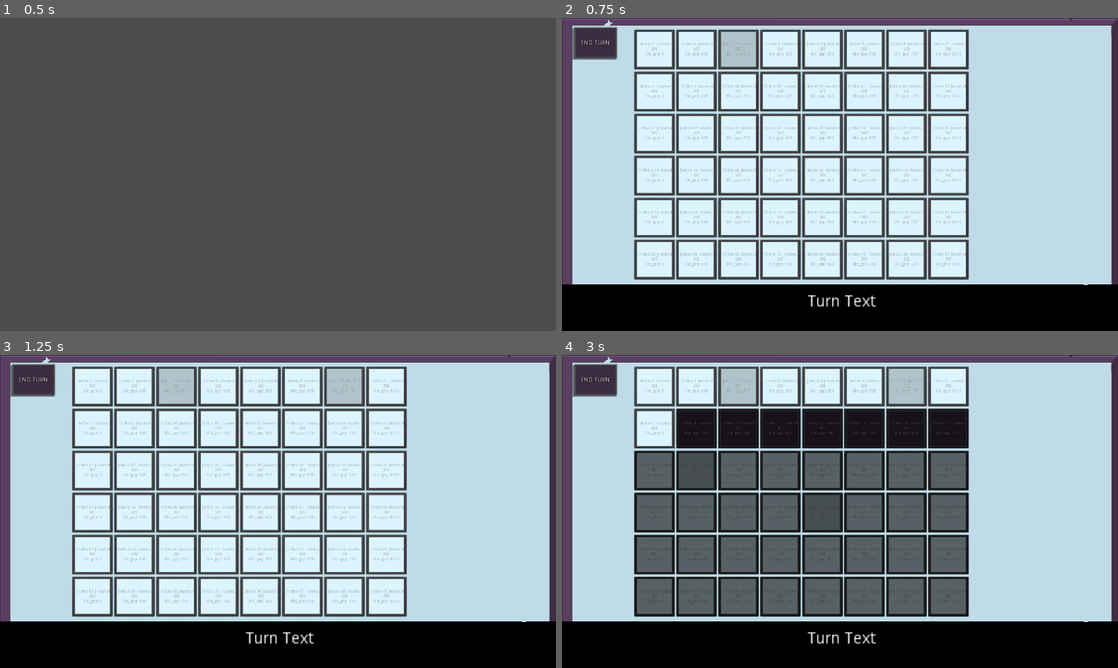
Above: before the commit, frames 1-4 (two rows, left to right).
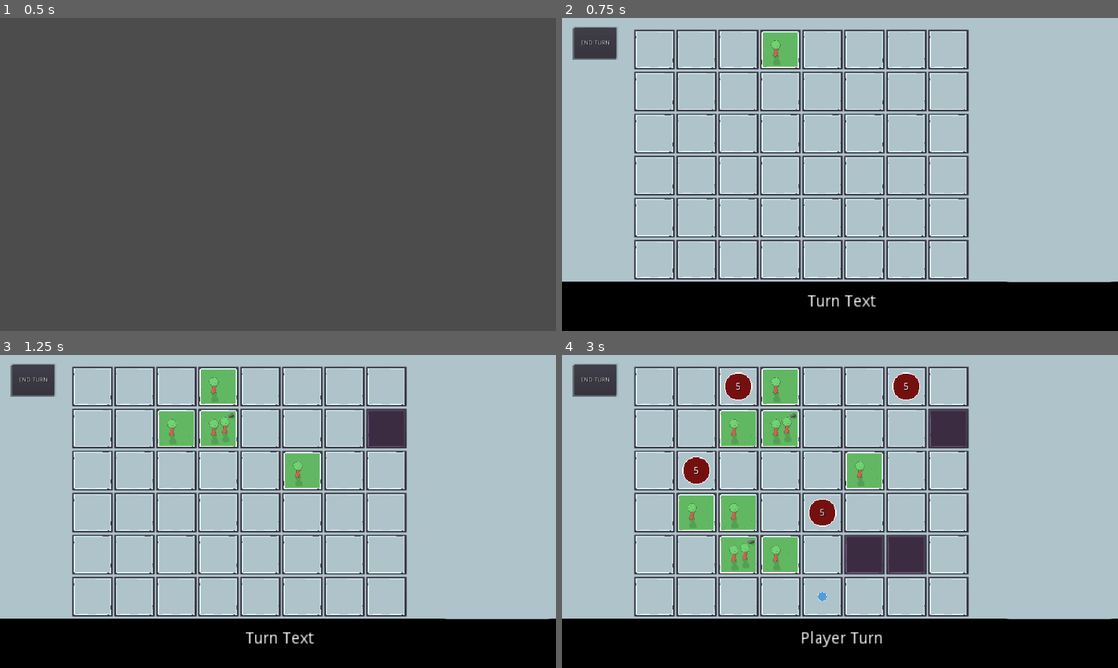
Above: after the commit, the same moments.

Repository: aaronherdzina/grid_rpg
Game: Godot game, scene res://Scenes/MainMenu.tscn
The game is run twice, just before and just after one commit, with the same random seed, the same clock (stepped at 60 frames per second) and the same inputs.
Inputs (mouse positions are in pixels of both pictures, inside the frame that each line leads up to):
- Up to frame 1 (0.5 s): no input
- Up to frame 2 (0.75 s): tap Enter (start) at 0.5 s; move the mouse to (962, 158) at 0.52 s; hold Enter (start) from 0.53 s (still down)
- Up to frame 3 (1.25 s): keep holding Enter (start)
- Up to frame 4 (3 s): release Enter (start) at 1.25 s; click (656, 386) at 1.27 s; move the mouse to (728, 527) at 2.02 s; hold Backspace (back) 2.03-2.78 s; tap Enter (start) at 2.1 s; move the mouse to (895, 442) at 2.77 s; hold Enter (start) from 2.78 s (still down)

Frame 1 is identical in both runs. In frame 2, 73% of the frame differs, in the area x 0-100%, y 0-86%; in frame 3, 73%; in frame 4, 80%, in the area x 0-100%, y 0-94%.

Commit message:
feat: fixing neighboring tiles and adding new tiles types

Diff:
--- a/Scenes/MainMenu.tscn
+++ b/Scenes/MainMenu.tscn
@@ -1,15 +1,8 @@
-[gd_scene load_steps=3 format=2]
+[gd_scene load_steps=2 format=2]
 
 [ext_resource path="res://Scripts/startingScene.gd" type="Script" id=1]
-[ext_resource path="res://Sprites/General/basic tile.png" type="Texture" id=2]
 
 [node name="startingScene" type="Node"]
 script = ExtResource( 1 )
 
 [node name="main_menu" type="Node2D" parent="."]
-visible = false
-
-[node name="background" type="Sprite" parent="main_menu"]
-position = Vector2( 508, 296.2 )
-scale = Vector2( 1.75, 2.13333 )
-texture = ExtResource( 2 )
--- a/Scenes/level.tscn
+++ b/Scenes/level.tscn
@@ -1,11 +1,10 @@
-[gd_scene load_steps=7 format=2]
+[gd_scene load_steps=6 format=2]
 
 [ext_resource path="res://Scripts/level.gd" type="Script" id=1]
 [ext_resource path="res://Sprites/General/blueDot.png" type="Texture" id=2]
-[ext_resource path="res://Sprites/General/wall.png" type="Texture" id=4]
-[ext_resource path="res://Sprites/General/basic tile.png" type="Texture" id=5]
+[ext_resource path="res://Sprites/tiles/basic/dark tile.png" type="Texture" id=3]
+[ext_resource path="res://Sprites/tiles/basic/new border grey tile.png" type="Texture" id=4]
 [ext_resource path="res://Sprites/UI/Untitled_Artwork 2.png" type="Texture" id=6]
-[ext_resource path="res://Sprites/tiles/basic/gridrpgWall.png" type="Texture" id=7]
 
 [node name="level" type="Node2D"]
 script = ExtResource( 1 )
@@ -14,14 +13,14 @@
 z_index = -100
 
 [node name="Sprite2" type="Sprite" parent="background_imgs"]
-position = Vector2( 994.899, 497.803 )
-scale = Vector2( 1.28933, 0.837034 )
-texture = ExtResource( 4 )
+position = Vector2( 971.564, 589.727 )
+scale = Vector2( 21.8728, 15.1118 )
+texture = ExtResource( 3 )
 
 [node name="Sprite" type="Sprite" parent="background_imgs"]
-position = Vector2( 962.372, 540.23 )
-scale = Vector2( 0.938542, 0.526294 )
-texture = ExtResource( 5 )
+position = Vector2( 975.807, 552.958 )
+scale = Vector2( 17.2572, 12.0389 )
+texture = ExtResource( 4 )
 
 [node name="tile_container" type="Node2D" parent="."]
 
@@ -30,9 +29,9 @@
 
 [node name="background" type="Sprite" parent="text_overlay"]
 modulate = Color( 0, 0, 0, 1 )
-position = Vector2( 1, 52.5 )
-scale = Vector2( 1, 0.124512 )
-texture = ExtResource( 5 )
+position = Vector2( -1.1214, 6.53815 )
+scale = Vector2( 16.4348, 1.43929 )
+texture = ExtResource( 4 )
 
 [node name="turn_text" type="Label" parent="text_overlay"]
 margin_left = -922.0
@@ -78,7 +77,6 @@
 [node name="Sprite" type="Sprite" parent="Button"]
 position = Vector2( 73.4475, 52.0774 )
 scale = Vector2( 1.14811, 0.805749 )
-texture = ExtResource( 7 )
 
 [node name="Label" type="Label" parent="."]
 margin_left = 43.0
--- a/Scenes/tile.tscn
+++ b/Scenes/tile.tscn
@@ -1,8 +1,7 @@
-[gd_scene load_steps=4 format=2]
+[gd_scene load_steps=3 format=2]
 
 [ext_resource path="res://Scripts/tile.gd" type="Script" id=1]
-[ext_resource path="res://Sprites/tiles/basic/gridrpgBasic.png" type="Texture" id=2]
-[ext_resource path="res://Sprites/tiles/basic/white tile.png" type="Texture" id=3]
+[ext_resource path="res://Sprites/tiles/basic/new border grey tile.png" type="Texture" id=2]
 
 [node name="tile" type="Node2D"]
 script = ExtResource( 1 )
@@ -24,7 +23,7 @@
 
 [node name="Sprite" type="Sprite" parent="."]
 position = Vector2( 0, -0.176781 )
-texture = ExtResource( 3 )
+texture = ExtResource( 2 )
 
 [node name="debug_info" type="Label" parent="."]
 visible = false
--- a/Scripts/enemy.gd
+++ b/Scripts/enemy.gd
@@ -8,6 +8,7 @@
 var processing_turn = false
 var id = 0
 var char_name = "Enemy"
+var chasing_player = false
 var move_distance = rand_range(2, 5)
 
 
@@ -83,10 +84,25 @@
 
 func move():
 	var player = get_node("/root/player")
-	print('moving from: ' + str(id) + ' to: ' + str(player.current_tile.index))
-	var nearby_tile = meta.get_closest_adjacent_tile(self, player.current_tile)
-	print('nearby_tile: ' + str(nearby_tile))
-	set_tile_target(nearby_tile if nearby_tile else player.current_tile)
+	var nearby_tile = meta.get_closest_adjacent_tile(self, current_tile, (not chasing_player), false)
+	chasing_player = false
+	for n in current_tile.neighbors:
+		if not chasing_player:
+			if n.index == player.current_tile.index:
+				chasing_player = true
+		else:
+			# check double neighbors when CONTINUING CHASE
+			for next_n in n.neighbors:
+				if n.index == player.current_tile.index or\
+				   next_n.index == player.current_tile.index:
+					break
+
+	if chasing_player:
+		print('chasing player')
+		nearby_tile = meta.get_closest_adjacent_tile(self, player.current_tile)
+	else:
+		print('nearby_tile: ' + str(nearby_tile))
+	set_tile_target(nearby_tile if nearby_tile else current_tile)
 	set_navigation()
 
 
--- a/Scripts/level.gd
+++ b/Scripts/level.gd
@@ -4,11 +4,11 @@
 	"cols": 6,
 	"rows": 8,
 
-	"tile_list": ["move", "move", "enemy spawn", "move", "move", "move", "enemy spawn", "move",
-				"move", "wall", "wall", "wall", "wall", "wall", "wall", "wall",
-				"move", "enemy spawn", "move", "move", "move", "move", "move", "move",
-				"move", "move", "move", "move", "enemy spawn", "move", "move", "move",
-				"wall", "wall", "wall", "wall", "wall", "wall", "wall", "move",
+	"tile_list": ["move", "move", "enemy spawn", "forest", "move", "move", "enemy spawn", "move",
+				"move", "move", "forest", "forest", "move", "move", "move", "wall",
+				"move", "enemy spawn", "move", "move", "move", "forest", "move", "move",
+				"move", "forest", "forest", "move", "enemy spawn", "move", "move", "move",
+				"move", "move", "forest", "forest", "move", "wall", "wall", "move",
 				"move", "player spawn", "move", "move", "move", "move", "move", "move"]
 	}
 
@@ -30,7 +30,7 @@
 var level_astar = null
 var current_enm_count = 0
 var processing_turns = false
-var spawn_types_display_speed = .07
+var spawn_types_display_speed = .03
 # Called when the node enters the scene tree for the first time.
 func _ready():
 	pass
@@ -64,10 +64,9 @@
 
 	for c in range(0, col):
 		for r in range(0, row):
+			var t = main.TILE.instance()
+			var tile_info = ""
 			tile_index += 1
-			var t = main.TILE.instance()
-			var tile_map = $tile_container
-			var tile_info = ""
 			get_node("tile_container").add_child(t)
 			t.row = r
 			t.col = c
@@ -89,6 +88,7 @@
 				t.get_node("debug_info").visible = true
 				t.get_node("debug_info").set_text(tile_info)
 
+	set_points(level_astar, level_tiles)
 	set_tile_neighbors(row, col)
 	map_tiles(lvl_obj)
 	# call to ensure we wait longer than the delay in map_tiles() or we have a race condition
@@ -150,7 +150,7 @@
 			if main.debug:
 				t.get_node("debug_info").visible = true
 				t.get_node("debug_info").set_text(tile_info)
-
+	set_points(level_astar, level_tiles)
 	set_tile_neighbors(row, col)
 	map_tiles()
 	# call to ensure we wait longer than the delay in map_tiles() or we have a race condition
@@ -172,6 +172,11 @@
 			yield(timer, "timeout")
 			timer.queue_free()
 	spawn_player()
+
+
+func set_points(astar_path_obj, list, tile_weight=meta.unccupied_tile_weight):
+	for t in list:
+		astar_path_obj.add_point(t.index, t.global_position, tile_weight)
 
 
 func map_tiles(lvl_obj=null):
@@ -262,18 +267,18 @@
 	var below_tile_idx = tile_index + row
 	var left_tile_idx = tile_index - 1
 	var tile_count = len(level_tiles)# from 0
-
+	# tiles set for row in for each col, row set on x, col on y
 	# set initial spot
-	astar_path_obj.add_point(tile_index, tile.global_position, tile_weight)
 	# make sure point exists, node exists and make sure the
 	# index is not out of range or the tile array
+	print('right_tile_idx ' + str(tile_index) + ' v right_tile_idx ' + str(right_tile_idx))
 	if tile.col > 0 and astar_path_obj.has_point(above_tile_idx) and above_tile_idx >= 0 and above_tile_idx < tile_count and main.checkIfNodeDeleted(level_tiles[tile_index]) == false:
 		astar_path_obj.connect_points(tile_index, above_tile_idx, true)
 
-	if tile.row < row and astar_path_obj.has_point(right_tile_idx) and right_tile_idx >= 0 and right_tile_idx < tile_count and main.checkIfNodeDeleted(level_tiles[tile_index]) == false:
+	if tile.row < row-1 and astar_path_obj.has_point(right_tile_idx) and right_tile_idx >= 0 and right_tile_idx < tile_count and main.checkIfNodeDeleted(level_tiles[tile_index]) == false:
 		astar_path_obj.connect_points(tile_index, right_tile_idx, true)
 
-	if tile.col < col and astar_path_obj.has_point(below_tile_idx) and below_tile_idx >= 0 and below_tile_idx < tile_count and main.checkIfNodeDeleted(level_tiles[tile_index]) == false:
+	if tile.col < col-1 and astar_path_obj.has_point(below_tile_idx) and below_tile_idx >= 0 and below_tile_idx < tile_count and main.checkIfNodeDeleted(level_tiles[tile_index]) == false:
 		astar_path_obj.connect_points(tile_index, below_tile_idx, true)
 
 	if tile.row > 0 and astar_path_obj.has_point(left_tile_idx) and left_tile_idx >= 0 and left_tile_idx < tile_count and main.checkIfNodeDeleted(level_tiles[tile_index]) == false:
--- a/Scripts/main.gd
+++ b/Scripts/main.gd
@@ -1,18 +1,24 @@
 extends Node
 
-const debug = true # for dev
+const debug = false # for dev
 
 
 # TILES
-const BASIC_TILE = preload("res://Sprites/tiles/basic/white tile.png")
-const WALL_TILE = preload("res://Sprites/tiles/basic/dark tiles.png")
-const MOUNTAIN_TILE = preload("res://Sprites/tiles/basic/dark grey tile.png")
-const ENEMY_SPAWN_TILE = preload("res://Sprites/tiles/basic/dark grey tile.png")
-const PLAYER_SPAWN_TILE = preload("res://Sprites/tiles/basic/dark grey tile.png")
-
-
-
-
+const BASIC_TILE = preload("res://Sprites/tiles/basic/new border grey tile.png")
+const WALL_TILE = preload("res://Sprites/tiles/basic/dark tile.png")
+
+const ENEMY_SPAWN_TILE = preload("res://Sprites/tiles/basic/new border grey tile.png")
+const PLAYER_SPAWN_TILE = preload("res://Sprites/tiles/basic/new border grey tile.png")
+
+const FOREST_PATH_TILE_1 = preload("res://Sprites/tiles/environment/forest path til.png")
+const FOREST_TILE_1 = preload("res://Sprites/tiles/environment/forest tile 1.png")
+const FOREST_TILE_2 = preload("res://Sprites/tiles/environment/forest tile 2.png")
+
+
+var basic_forest_tiles = [FOREST_TILE_1, FOREST_TILE_2]
+var special_forest_tiles = [FOREST_PATH_TILE_1]
+
+const MOUNTAIN_TILE = preload("res://Sprites/tiles/basic/new border grey tile.png")
 #######
 
 
--- a/Scripts/meta.gd
+++ b/Scripts/meta.gd
@@ -12,6 +12,7 @@
 var occupied_tile_weight = 1000 #10000 is min to be unpassible
 var unccupied_tile_weight = 1
 var wall_tile_weight = 2000
+var dangerous_terrain = 5
 
 var current_char = {
 	"move_distance": 2,
@@ -31,22 +32,32 @@
 #	pass
 
 
-func get_closest_adjacent_tile(starting_node, target_node):
+func get_closest_adjacent_tile(starting_node, target_node, random=false, is_player=false):
 	""" Get closest tile based on adjacent tiles. target_node needs to be a tile """
 	var lowest_cost = null
 	var hold_tile = null
 	var found_tile = null
 	var target_tile = null
-
+	var rand_list = []
+	var player = get_node("/root/player")
 	for n in target_node.neighbors:
 		if n.can_move:
-			if hold_tile == null:
-				hold_tile = n
-			if lowest_cost == null or starting_node.global_position.distance_to(n.global_position) <= lowest_cost:
-				lowest_cost = starting_node.global_position.distance_to(n.global_position)
-				found_tile = n
+			if random:
+				if not is_player and player and player.current_tile.index != n.index:
+					rand_list.append(n)
+				for next_n in n.neighbors:
+					if not is_player and player and player.current_tile.index != next_n.index:
+						rand_list.append(next_n)
+			else:
+				if hold_tile == null:
+					hold_tile = n
+				if lowest_cost == null or starting_node.global_position.distance_to(n.global_position) <= lowest_cost:
+					lowest_cost = starting_node.global_position.distance_to(n.global_position)
+					found_tile = n
 
-	if found_tile != null:
+	if random and len(rand_list) > 0:
+		target_tile = rand_list[rand_range(0, len(rand_list))]
+	elif found_tile != null:
 		target_tile = found_tile
 	elif hold_tile != null:
 		target_tile = hold_tile
--- a/Scripts/player.gd
+++ b/Scripts/player.gd
@@ -14,6 +14,8 @@
 var health = 10
 var starting_turn_health = 10
 var processing_turn = false
+var current_def = 0
+var default_def = 0
 
 
 func _ready():
@@ -90,12 +92,19 @@
 		moving = false
 	remaining_move = move_distance
 	turn_start_tile = current_tile
+	if current_def > default_def:
+		current_def = default_def
+	if current_tile.forest_path:
+		remaining_move += 2
 
 
 func stop_turn():
 	var l = get_node("/root/level")
 	l.level_astar.set_point_weight_scale(current_tile.index, meta.occupied_tile_weight)
 	processing_turn = false
+	if current_tile.defense_buff > 0 and current_def <= default_def:
+		current_def += current_tile.defense_buff
+		print('got forest bonus')
 
 
 func move():
--- a/Scripts/tile.gd
+++ b/Scripts/tile.gd
@@ -18,6 +18,13 @@
 var current_tile_background_color = Color(.2, .1, .4, 1)
 
 var custom_weight = null
+
+var forest = false
+var special = false
+var forest_path = false
+
+var defense_buff = 0
+var description = ""
 ##
 
 # Called when the node enters the scene tree for the first time.
@@ -51,6 +58,19 @@
 		$Sprite.set_texture(main.PLAYER_SPAWN_TILE)
 		print('player spawn')
 		spawn_player = true
+	elif tile_type == "forest":
+		l.level_astar.set_point_weight_scale(index, weight)
+		$Sprite.set_texture(main.basic_forest_tiles[rand_range(0, len(main.basic_forest_tiles))])
+		forest = true
+		defense_buff += 1
+		description = "+1 Defense"
+	elif tile_type == "forest path":
+		l.level_astar.set_point_weight_scale(index, weight)
+		$Sprite.set_texture(main.FOREST_PATH_TILE_1)
+		forest = true
+		special = true
+		forest_path = true
+		description = "+2 Move starting turn here"
 	else:
 		if not custom_weight: weight = meta.wall_tile_weight
 		print('wall ' + str(weight))
@@ -73,7 +93,6 @@
 
 func _on_Button_pressed():
 	var l = get_node("/root/level")
-	var debug_text = ""
 
 	if main.debug:
 		for t in l.level_tiles:
Binary file removed: Sprites/tiles/basic/dark grey tile.png
Binary file added: Sprites/tiles/basic/dark tile.png
Not shown, changed: Sprites/tiles/basic/dark tile.png.import
Binary file removed: Sprites/tiles/basic/dark tiles.png
Binary file removed: Sprites/tiles/basic/gridrpgBasic.png
Binary file removed: Sprites/tiles/basic/gridrpgWall.png
Binary file added: Sprites/tiles/basic/new border grey tile.png
Not shown, changed: Sprites/tiles/basic/new border grey tile.png.import
Binary file removed: Sprites/tiles/basic/white tile.png
Binary file added: Sprites/tiles/environment/forest path til.png
Not shown, changed: Sprites/tiles/environment/forest path til.png.import
Binary file added: Sprites/tiles/environment/forest tile 1.png
(and 3 more such lines)
